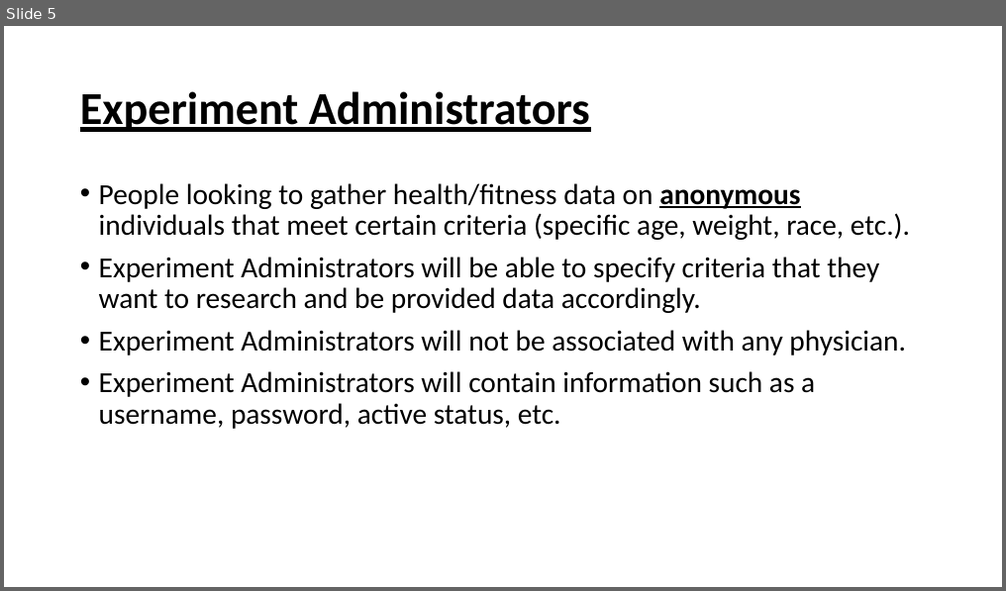
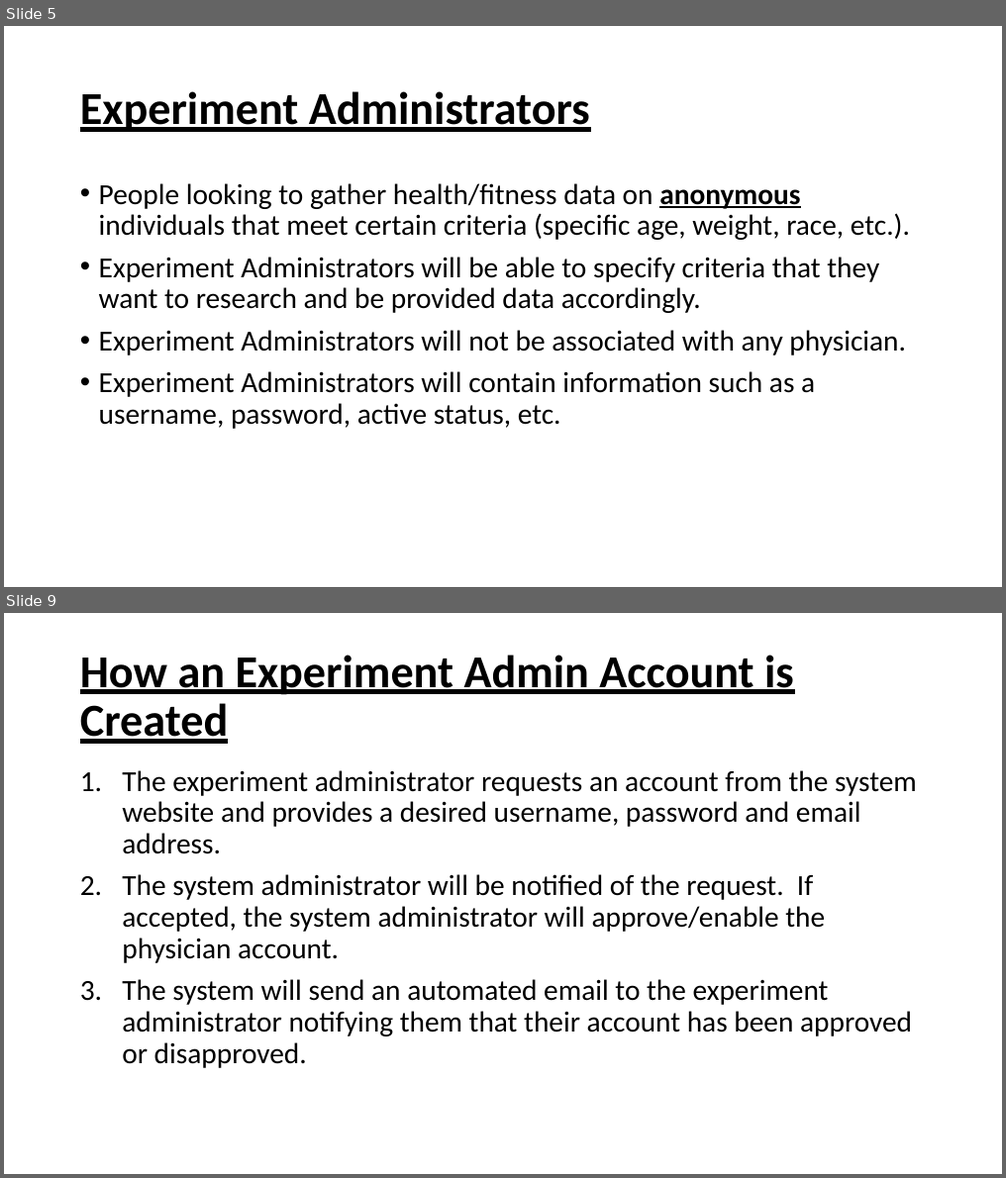
Before and after one commit to trwq63/med656, a slide deck: Misc/Presentation_-_User_Roles.pptx. Shown one above the other, each under a label of ours: slide 5 before the commit, slides 5 and 9 after it; the slides between them are not shown. The pictures are 1006x591 and 1006x1178 pixels, drawn with LibreOffice and Linux fonts; fonts in the diff are those of the drawing. Boxes give left, top, right and bottom in pixels: in the first picture for what was removed or moved away, otherwise in the second. Text is boxed around its words. In the diff, an @@ line names an element or a change of style, - is before the commit and + after.

```diff
--- a/Misc/Presentation_-_User_Roles.pptx
+++ b/Misc/Presentation_-_User_Roles.pptx
@@ slide 9 added at [4,613,1002,1174], background #FFFFFF @@
@@ title added at [80,655,794,744], 44 pt, text #000000, bold, underline @@
+How an Experiment Admin Account is Created
@@ text added at [122,770,917,1068], 28 pt, text #000000 @@
+1. The experiment administrator requests an account from the system website and provides a desired username, password and email address.
+2. The system administrator will be notified of the request. If accepted, the system administrator will approve/enable the physician account.
+3. The system will send an automated email to the experiment administrator notifying them that their account has been approved or disapproved.
```
Also in this commit, not shown: 2 slides changed, 3 other slides added.
